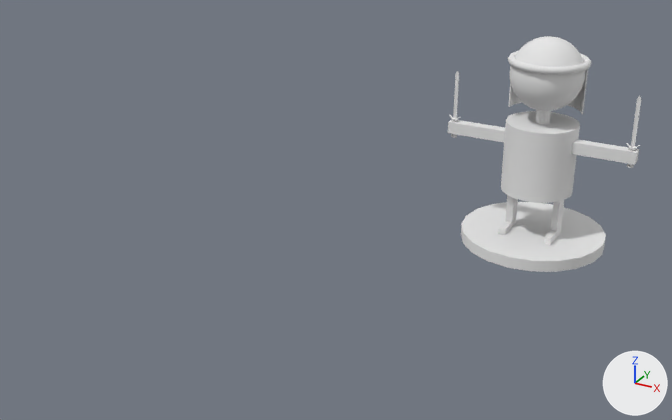
The OBJ model Assets/3D Models/rouge place holder .obj: old version first, new version second.
Camera for both pictures: a 50 mm lens placed at (13.41, -14.55, 11.58), pointed at (3.02, 4.34, 2.14). Arrows for +X, +Y and +Z are at lower right; the lights stay in place. Where no turn or scale is listed for an object, it has been applied to the vertices. Vertices at the same position are counted once.

In view in the first picture: 'rouge place holder '.
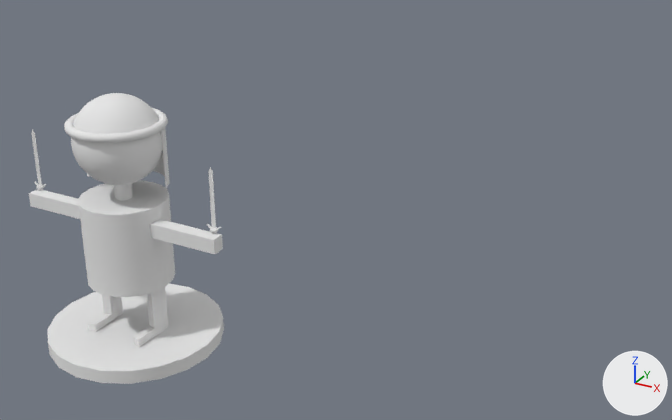
Boxes [x1, y1, x2, y2] around the edits, measured in the pictures (672 x 420 px; the box of a moved part takes in the faces that stretch with it):
'rouge place holder ', reshaped (23% taller)
    before: [448, 36, 641, 272]
    after: [29, 93, 224, 384]
part 1 of me_rouge_place_holder, moved or reshaped
    before: [449, 71, 460, 138]
    after: [31, 130, 46, 190]
part 2 of me_rouge_place_holder, moved or reshaped
    before: [448, 110, 639, 245]
    after: [29, 180, 223, 347]
part 3 of me_rouge_place_holder, moved or reshaped
    before: [510, 36, 585, 111]
    after: [71, 93, 163, 185]
part 4 of me_rouge_place_holder, moved or reshaped
    before: [461, 202, 606, 272]
    after: [48, 284, 224, 384]
part 5 of me_rouge_place_holder, moved or reshaped
    before: [508, 50, 592, 114]
    after: [64, 108, 170, 188]
part 6 of me_rouge_place_holder, moved or reshaped
    before: [626, 96, 641, 168]
    after: [207, 167, 221, 254]

The change, as a diff of the scene's bpy script:
```diff
--- a/Assets/3D Models/rouge place holder .obj.py
+++ b/Assets/3D Models/rouge place holder .obj.py
@@ me_rouge_place_holder @@
 me_rouge_place_holder.from_pydata(...)  # 1584 vertices, 1676 faces; spans x 3.9..9.27, y 7.62..11.72, z -0.1..5.84
 # used by ob_rouge_place_holder; location = (0.0, 0.0, 0.0)
+# me_rouge_place_holder part 1: the loose piece of 181 vertices spanning x 3.9..4.25, y 9.42..9.61, z 2.69..4.65 is moved by (-6.65, -9.51, 0.0)
+# me_rouge_place_holder part 2: the loose piece of 378 vertices spanning x 3.93..9.24, y 8.67..10.67, z 0.22..3.85 is moved by (-6.58, -9.67, 0.0)
+# me_rouge_place_holder part 3: the loose piece of 382 vertices spanning x 5.58..7.58, y 8.67..10.67, z 3.84..5.84 is moved by (-6.58, -9.67, 0.0)
+# me_rouge_place_holder part 4: the loose piece of 42 vertices spanning x 4.53..8.63, y 7.62..11.72, z -0.1..0.23 is moved by (-6.58, -9.67, 0.0)
+# me_rouge_place_holder part 5: the loose piece of 420 vertices spanning x 5.51..7.71, y 8.57..10.77, z 3.77..5.31 is moved by (-6.61, -9.67, 0.0)
+# me_rouge_place_holder part 6: the loose piece of 181 vertices spanning x 8.92..9.27, y 9.42..9.61, z 2.69..4.65 is moved by (-6.65, -9.51, 0.0)
 me_rouge_place_holder.materials.append(mat_initialshadinggroup)
```
